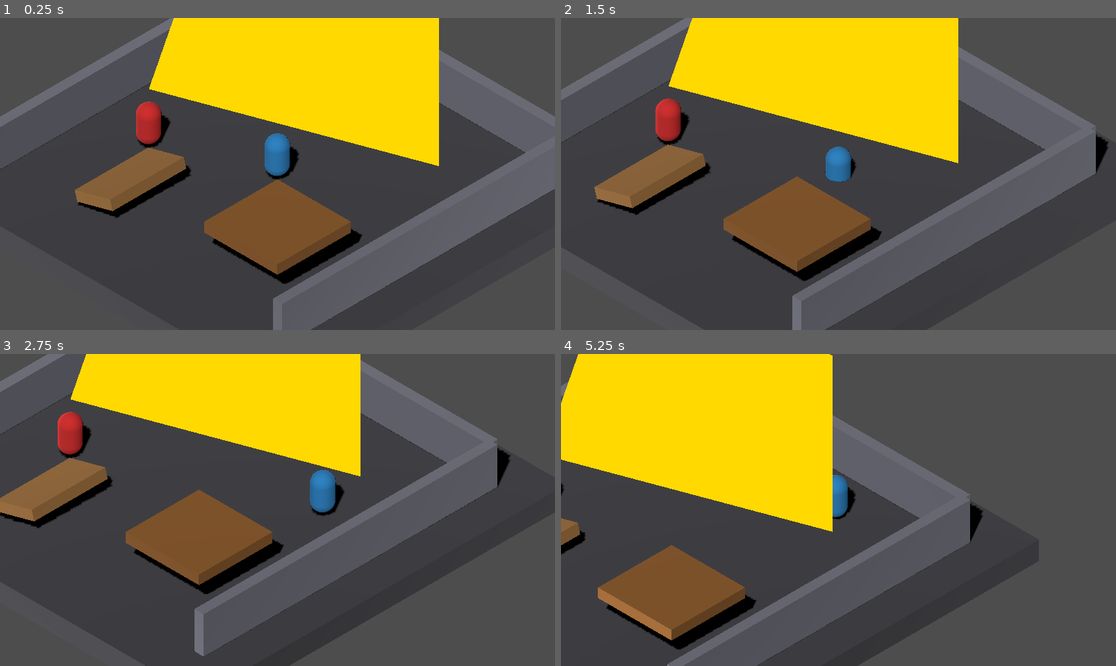
Above: before the commit, frames 1-4 (two rows, left to right).
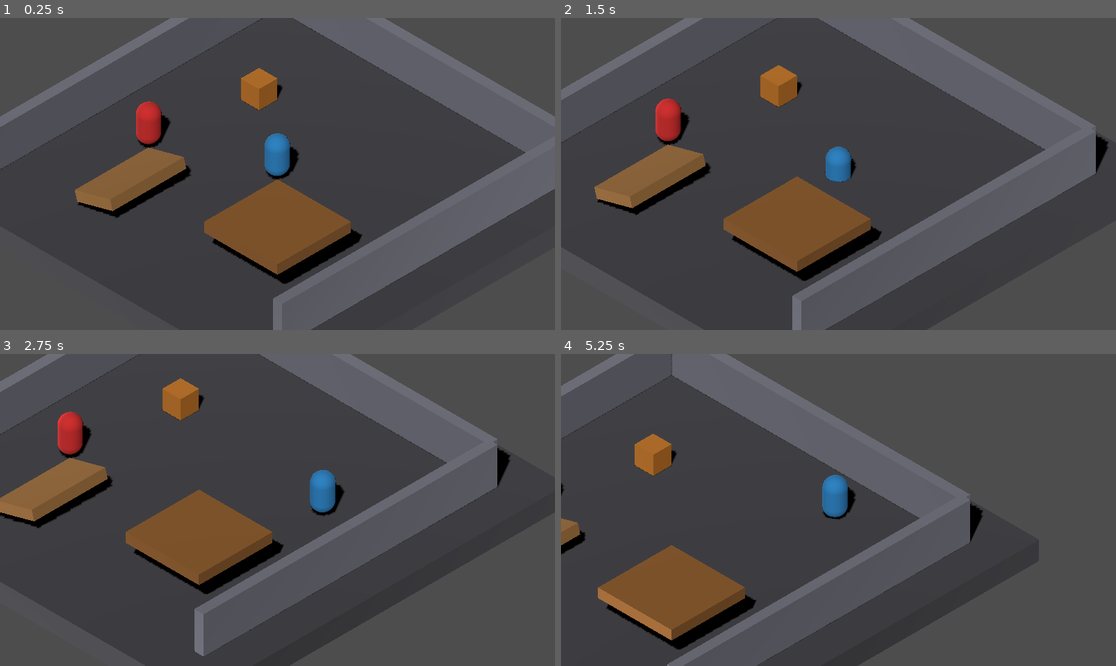
Above: after the commit, the same moments.

Repository: czoesq/3d-stealth
Game: Godot game, scene res://test_world.tscn
Two runs of this game, one before a commit and one after it. Both use one fixed random seed, a clock stepped at 60 frames per second and the inputs below.
Inputs:
- Up to frame 1 (0.25 s): no input
- Up to frame 2 (1.5 s): tap Enter at 0.5 s; hold D (move_right) 0.53-1.28 s; tap C (crouch_toggle) at 0.6 s; tap Space (jump) at 0.77 s; hold S (move_back) from 1.28 s (still down); tap Shift (sprint) at 1.35 s
- Up to frame 3 (2.75 s): tap Space (jump) at 1.52 s; release S (move_back) at 2.03 s; hold D (move_right) from 2.03 s (still down); tap C (crouch_toggle) at 2.1 s
- Up to frame 4 (5.25 s): release D (move_right) at 2.78 s; hold W (move_forward) 2.78-3.53 s; tap Shift (sprint) at 2.85, 4.35 s; tap Space (jump) at 3.02, 3.77, 4.52 s; hold A (move_left) 3.53-5.03 s; tap C (crouch_toggle) at 3.6, 5.1 s; hold S (move_back) from 5.03 s (still down)

The runs differ from the first frame. In frame 1, 18% of the frame differs, in the area x 26-80%, y 0-48%; in frame 2, 17%; in frame 3, 14%; in frame 4, 22%, in the area x 0-49%, y 0-58%.
Error before the commit: Invalid assignment of property or key 'mesh' with value of type 'ArrayMesh' on a base object of type 'Nil'. (res://Scripts/AI/enemy_controller.gd:198)

Commit message:
Fix nav mesh: generate at runtime via call_deferred instead of broken subresource

Diff:
--- a/Scripts/AI/enemy_controller.gd
+++ b/Scripts/AI/enemy_controller.gd
@@ -79,11 +79,11 @@
 	vision_ray = $VisionRay
 	start_position = global_position
 
+	_setup_vision_cone_debug()
 	_setup_vision_area()
 	_setup_hearing_area()
 	_collect_patrol_points()
 	_auto_generate_patrol()
-	_setup_vision_cone_debug()
 	_enter_idle()
 
 
@@ -166,6 +166,8 @@
 
 
 func _update_vision_cone_mesh() -> void:
+	if not vision_cone_mesh or vision_range <= 0.0:
+		return
 	var hw := vision_range * tan(deg_to_rad(vision_angle_h * 0.5))
 	var hh := vision_range * tan(deg_to_rad(vision_angle_v * 0.5))
 	var apex := Vector3(0.0, 1.6, 0.0)
--- /dev/null
+++ b/Scripts/Navigation/ground_nav.gd
@@ -0,0 +1,19 @@
+extends NavigationRegion3D
+
+func _ready() -> void:
+	_setup_nav.call_deferred()
+
+
+func _setup_nav() -> void:
+	var nav_mesh := NavigationMesh.new()
+	nav_mesh.vertices = PackedVector3Array([
+		Vector3(-10, 0, -10),
+		Vector3(10, 0, -10),
+		Vector3(-10, 0, 10),
+		Vector3(10, 0, 10),
+	])
+	nav_mesh.polygons = [
+		PackedInt32Array([0, 2, 3]),
+		PackedInt32Array([0, 3, 1]),
+	]
+	navigation_mesh = nav_mesh
--- a/test_world.tscn
+++ b/test_world.tscn
@@ -3,6 +3,7 @@
 [ext_resource type="PackedScene" uid="uid://cjp3xrb7ouhq6" path="res://Prefabs/Player/player.tscn" id="1"]
 [ext_resource type="Script" uid="uid://cey21v8ko8ngh" path="res://Scripts/Camera/camera_follow.gd" id="2"]
 [ext_resource type="PackedScene" uid="uid://pt47p3ad5t3n" path="res://Prefabs/Enemy/enemy.tscn" id="3"]
+[ext_resource type="Script" path="res://Scripts/Navigation/ground_nav.gd" id="4"]
 
 [sub_resource type="StandardMaterial3D" id="Mat_ground"]
 albedo_color = Color(0.25, 0.25, 0.27, 1)
@@ -58,10 +59,6 @@
 material = SubResource("Mat_crate")
 
 [sub_resource type="BoxShape3D" id="BoxShape_crate"]
-
-[sub_resource type="NavigationMesh" id="NavMesh"]
-vertices = PackedVector3Array(-10, 0, -10, 10, 0, -10, -10, 0, 10, 10, 0, 10)
-polygons = Array[PackedInt32Array]([PackedInt32Array(0, 2, 3), PackedInt32Array(0, 3, 1)])
 
 [sub_resource type="PhysicsMaterial" id="PhysicsMaterial_gy3sr"]
 
@@ -147,11 +144,12 @@
 [node name="CollisionShape3D" type="CollisionShape3D" parent="Crate" unique_id=1646933784]
 shape = SubResource("BoxShape_crate")
 
-[node name="NavigationRegion3D" type="NavigationRegion3D" parent="."]
-navigation_mesh = SubResource("NavMesh")
+[node name="NavigationRegion3D" type="NavigationRegion3D" parent="." unique_id=907260319]
+script = ExtResource("4")
 
 [node name="Enemy" parent="." unique_id=1100535285 instance=ExtResource("3")]
 transform = Transform3D(1, 0, 0, 0, 1, 0, 0, 0, 1, -5, 0.9, 2)
+show_vision_cone = false
 
 [node name="Player" parent="." unique_id=1888511002 instance=ExtResource("1")]
 transform = Transform3D(1, 0, 0, 0, 1, 0, 0, 0, 1, 0, 0.9, 0)
